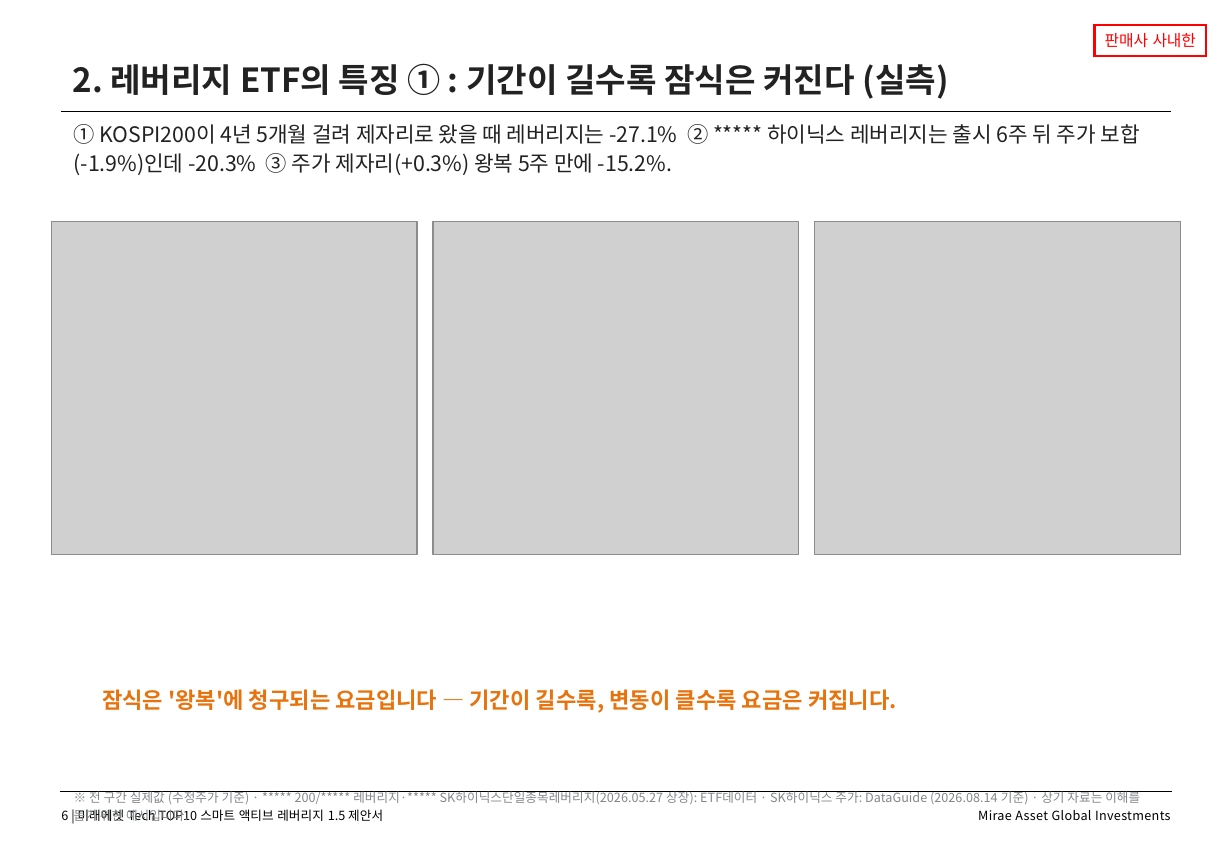
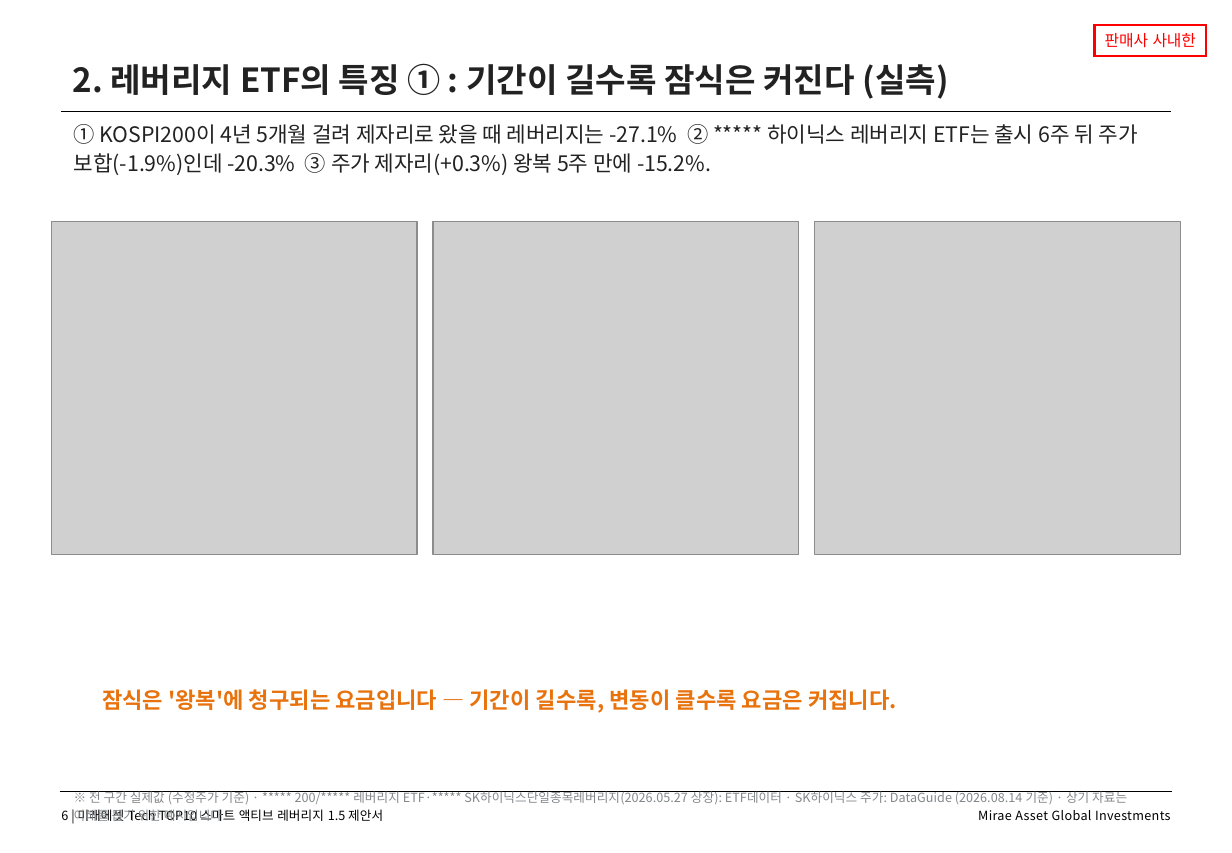
Before and after one commit to gamer383-bit/Volatility-Fund, a slide deck: slide 6 of 제안서/Tech_TOP10_스마트액티브레버리지15_v1_20260812.pptx. Drawn at 1232x853 pixels with LibreOffice and Linux fonts; fonts in the diff are those of the drawing; grey boxes stand for pictures. Boxes give left, top, right and bottom in pixels: in the first picture for what was removed or moved away, otherwise in the second. Text is boxed around its words. In the diff, an @@ line names an element or a change of style, - is before the commit and + after.

```diff
--- a/제안서/Tech_TOP10_스마트액티브레버리지15_v1_20260812.pptx
+++ b/제안서/Tech_TOP10_스마트액티브레버리지15_v1_20260812.pptx
@@ text at (x1=74, y1=124, x2=1138, y2=175): text changed @@
-① KOSPI200이 4년 5개월 걸려 제자리로 왔을 때 레버리지는 -27.1% ② ***** 하이닉스 레버리지는 출시 6주 뒤 주가 보합(-1.9%)인데 -20.3% ③ 주가 제자리(+0.3%) 왕복 5주 만에 -15.2%.
+① KOSPI200이 4년 5개월 걸려 제자리로 왔을 때 레버리지는 -27.1% ② ***** 하이닉스 레버리지 ETF는 출시 6주 뒤 주가 보합(-1.9%)인데 -20.3% ③ 주가 제자리(+0.3%) 왕복 5주 만에 -15.2%.
@@ text at (x1=89, y1=791, x2=1127, y2=821): text changed @@
-※ 전 구간 실제값 (수정주가 기준) · ***** 200/***** 레버리지·***** SK하이닉스단일종목레버리지(2026.05.27 상장): ETF데이터 · SK하이닉스 주가: DataGuide (2026.08.14 기준) · 상기 자료는 이해를 돕기 위한 예시입니다.
+※ 전 구간 실제값 (수정주가 기준) · ***** 200/***** 레버리지 ETF·***** SK하이닉스단일종목레버리지(2026.05.27 상장): ETF데이터 · SK하이닉스 주가: DataGuide (2026.08.14 기준) · 상기 자료는 이해를 돕기 위한 예시입니다.
```
Also in this commit, not shown: 2 other slides changed, 5 other files.
